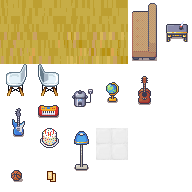
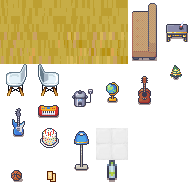
Layers edited between the first and the second w=192, h=192 image:
painted on "tileset_hs18.png" over (107, 65, 182, 182)
